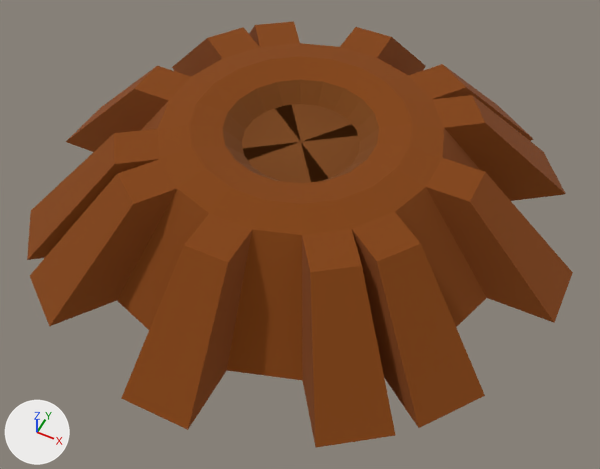
The glTF model SpotTheDifference/models/obj_gear05_easy.gltf as it was, and as the next commit left it.
One viewpoint serves both versions: a 50 mm camera at (1.21, -2.43, 2.85) aimed at (0.09, -0.2, 0.06). Lighting does not change. The marker at lower left points along +X, +Y and +Z. Objects named as collision shapes, trigger or cutter boxes, shadow casters or lower levels of detail are left out.

The first picture shows 'obj_gear05_easy'.
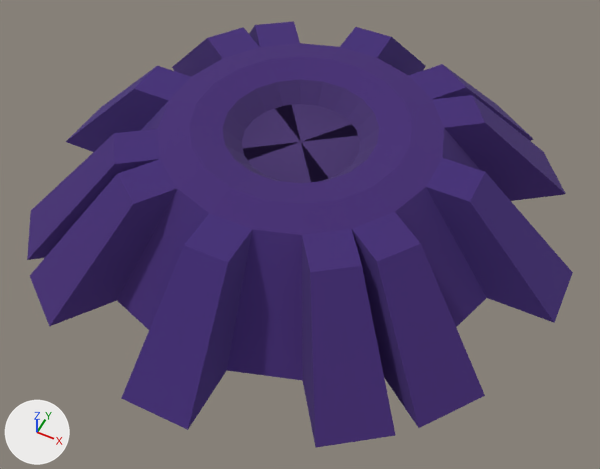
Pixel boxes [x1, y1, x2, y2] of what changed, in the pictures (600 x 469 px):
'obj_gear05_easy', surface changed (brown to purple): [27, 21, 573, 447] in both

Edits to the bpy script that builds the scene:
```text
Add img_obj_global_steampunk02:
    img_obj_global_steampunk02 = load_image('obj_global_steampunk02', 'textures/obj_global_steampunk02.png', 1024, 1024, 'sRGB')
Change mat_obj_global_steampunk02:
    where n2 = _N.new('ShaderNodeTexImage'); n2.name = 'Image Texture'
    n2.image: img_obj_global_steampunk -> img_obj_global_steampunk02
    where n3 = _N.new('ShaderNodeTexImage'); n3.name = 'Image Texture.001'
    n3.image: img_obj_global_steampunk -> img_obj_global_steampunk02
```
